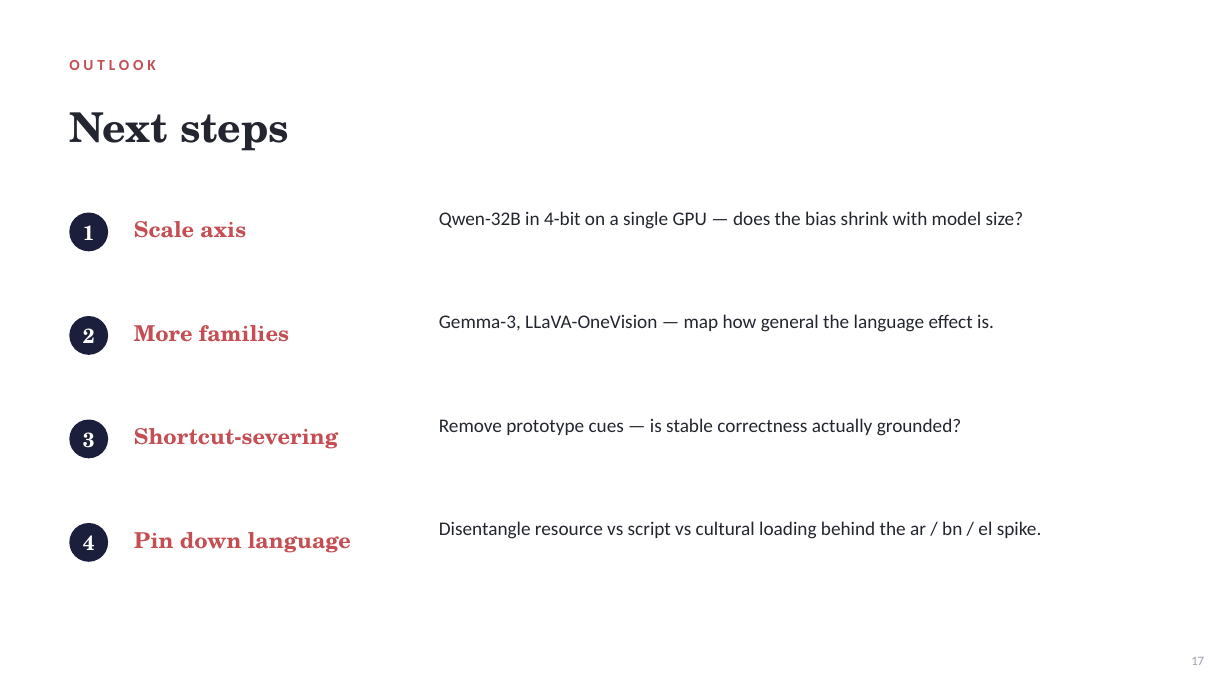
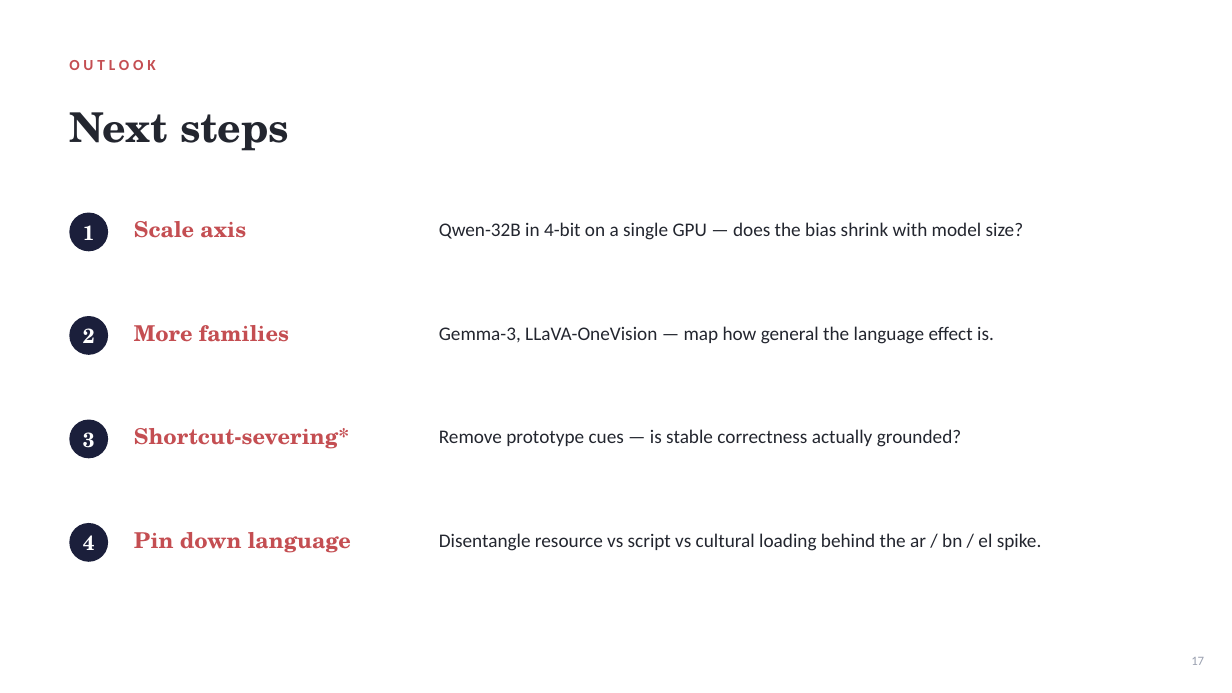
Before and after one commit to xchuan-li/cross_lingual_protobias, a slide deck: slide 17 of v3/paper/ProgressReport_2.pptx (slide 18 before the commit). Drawn at 1232x693 pixels with LibreOffice and Linux fonts; fonts in the diff are those of the drawing. Boxes give left, top, right and bottom in pixels: in the first picture for what was removed or moved away, otherwise in the second. Text is boxed around its words. In the diff, an @@ line names an element or a change of style, - is before the commit and + after.

```diff
--- a/v3/paper/ProgressReport_2.pptx
+++ b/v3/paper/ProgressReport_2.pptx
@@ text at <box>134,428,349,449</box>: text changed @@
-Shortcut-severing
+Shortcut-severing*
@@ 4 texts: place and size @@
-4 texts at <box>439,211,1042,539</box>
+4 texts at <box>439,222,1042,551</box>
```
Also in this commit, not shown: 8 other slides changed, 1 slide removed.
